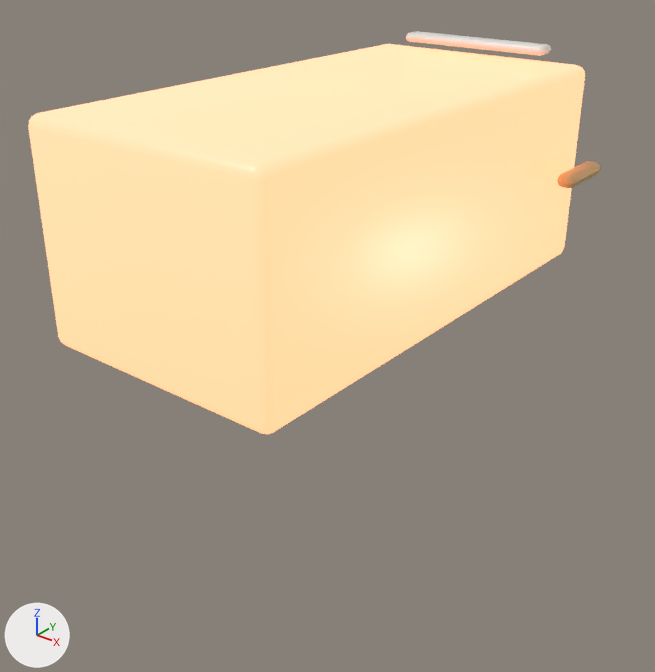
Two versions of the glTF model unity/Assets/Art/EarlyGame/garage-kit/garage-server-closet.glb, one commit apart.
One viewpoint serves both versions: a camera (50 mm lens) standing at (1.06, -0.853, 1.551) and looking at (-0.091, 0.585, 0.659). The lights are fixed; the arrows at lower left show +X, +Y and +Z. The picture after the commit comes second. Where no turn or scale is listed for an object, it has been applied to the vertices. Vertices at exactly the same position are counted once.

In view in the first picture: 'Handle.001', 'Shell.001', 'Vent2.001'.
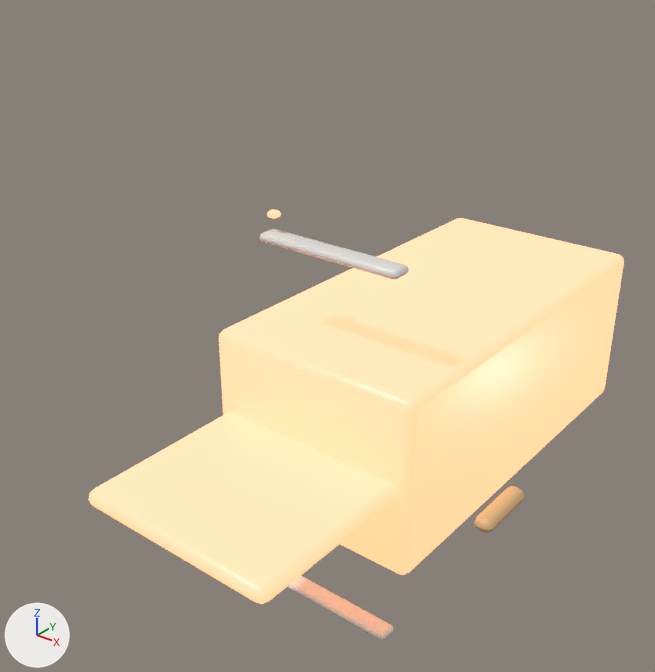
Where the newer file only moved an object's origin or applied its transform, the numbers keep the older frame.

Boxes (x1, y1, x2, y2) around the edits, measured in the pictures (655 x 672 px):
'Shell.001', moved: before (28, 44, 585, 434); after (219, 218, 624, 575)
'Door.001', moved (not visible before): after (89, 412, 398, 604)
'Vent2.001', moved: before (406, 31, 551, 56); after (260, 229, 409, 279)
'Vent0.001', moved (not visible before): after (287, 576, 394, 641)
'Handle.001', moved: before (557, 161, 601, 188); after (474, 486, 525, 533)

Diff of the bpy script that builds the scene:
```diff
--- a/unity/Assets/Art/EarlyGame/garage-kit/garage-server-closet.glb.py
+++ b/unity/Assets/Art/EarlyGame/garage-kit/garage-server-closet.glb.py
@@ me_cube_029 @@
 # used by ob_handle_001; location = (0.0, 1.025, 0.0)
-me_cube_029.from_pydata(...)  # 80 vertices, 156 faces; spans x 0.2808..0.3208, y -0.15..0.0, z 1.005..1.035
+me_cube_029.from_pydata(...)  # 80 vertices, 156 faces; spans x 0.4..0.44, y -0.505..-0.355, z 1.005..1.035
+# me_cube_029 part 1: the whole mesh is moved by (0.1192, -0.355, 0.0)
 me_cube_029.materials.append(mat_garage_plastic_orange)
@@ me_cube_027 @@
 # used by ob_shell_001; location = (0.0, 1.025, 0.0)
-me_cube_027.from_pydata(...)  # 96 vertices, 188 faces; spans x -0.262..0.262, y -1.025..0.0, z 0.807..1.233
+me_cube_027.from_pydata(...)  # 96 vertices, 188 faces; spans x -0.262..0.262, y -0.513..0.512, z 0.808..1.233
+# me_cube_027 part 2: the whole mesh is moved by (0.0, 0.513, 0.0)
 me_cube_027.materials.append(mat_garage_dark_metal)
@@ me_cube_030 @@
 # used by ob_vent0_001; location = (0.0, 1.025, 0.0)
-me_cube_030.from_pydata(...)  # 80 vertices, 156 faces; spans x -0.162..0.188, y -0.05..0.0, z 0.75..0.77
+me_cube_030.from_pydata(...)  # 80 vertices, 156 faces; spans x -0.175..0.175, y -0.455..-0.405, z 0.54..0.56
+# me_cube_030 part 3: the whole mesh is moved by (-0.013, -0.405, -0.21)
 me_cube_030.materials.append(mat_garage_plastic_beige)
@@ me_cube_032 @@
 # used by ob_vent2_001; location = (0.0, 1.025, 0.0)
-me_cube_032.from_pydata(...)  # 80 vertices, 156 faces; spans x -0.175..0.175, y -0.05..0.0, z 1.246..1.266
+me_cube_032.from_pydata(...)  # 80 vertices, 156 faces; spans x -0.175..0.175, y -0.455..-0.405, z 1.44..1.46
+# me_cube_032 part 4: the whole mesh is moved by (0.0, -0.405, 0.194)
 me_cube_032.materials.append(mat_garage_plastic_beige)
@@ ob_door_001 @@
 ob_door_001 = bpy.data.objects.new('Door.001', me_cube_028)
-ob_door_001.location = (0.0, 1.025, 0.0)
+ob_door_001.location = (0.0, 0.912, -0.54)
@@ ob_handle_001 @@
 ob_handle_001 = bpy.data.objects.new('Handle.001', me_cube_029)
-ob_handle_001.location = (0.0, 1.025, 0.0)
+ob_handle_001.location = (0.0, 0.912, -0.54)
@@ ob_shell_001 @@
 ob_shell_001 = bpy.data.objects.new('Shell.001', me_cube_027)
-ob_shell_001.location = (0.0, 1.025, 0.0)
+ob_shell_001.location = (0.0, 0.912, -0.54)
@@ ob_vent0_001 @@
 ob_vent0_001 = bpy.data.objects.new('Vent0.001', me_cube_030)
-ob_vent0_001.location = (0.0, 1.025, 0.0)
+ob_vent0_001.location = (0.0, 0.912, -0.54)
@@ ob_vent2_001 @@
 ob_vent2_001 = bpy.data.objects.new('Vent2.001', me_cube_032)
-ob_vent2_001.location = (0.0, 1.025, 0.0)
+ob_vent2_001.location = (0.0, 0.912, -0.54)
```
